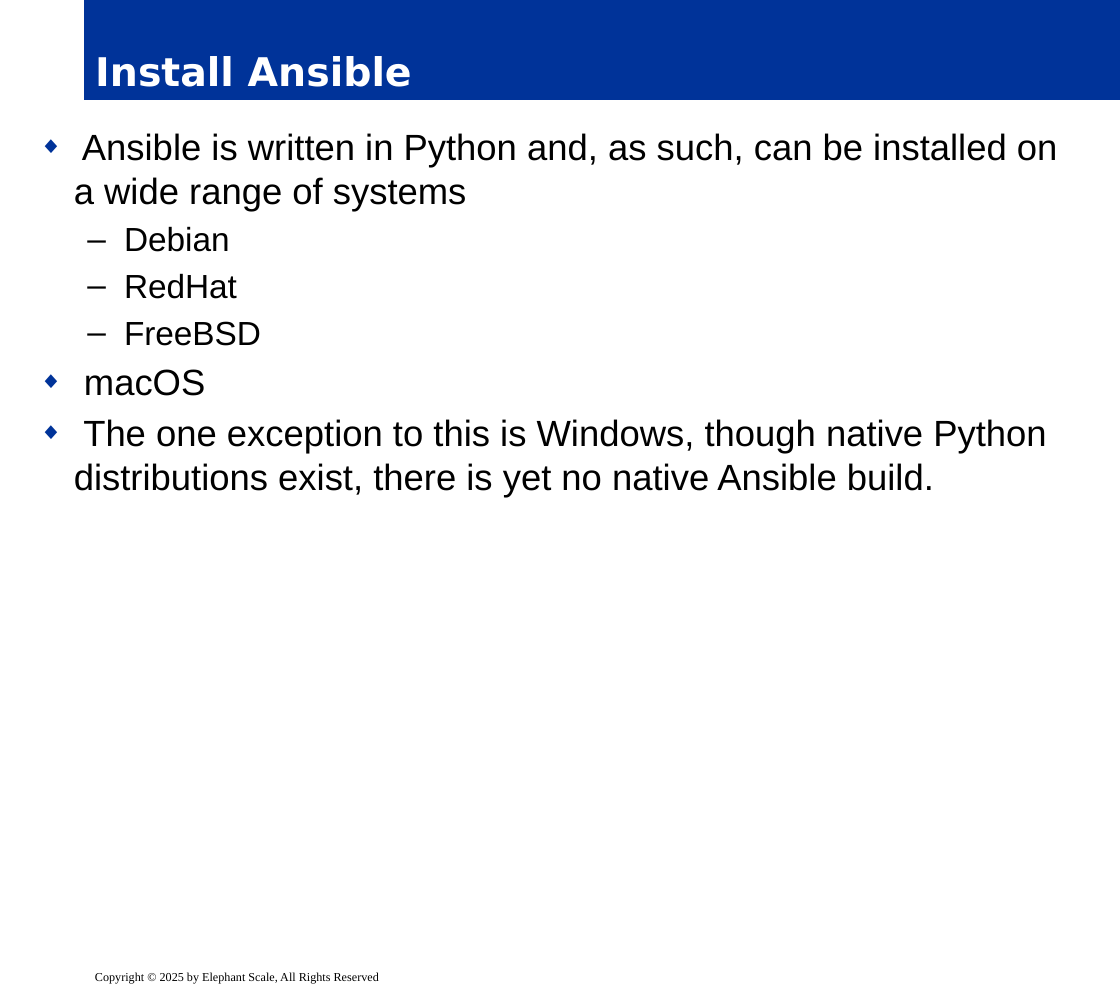
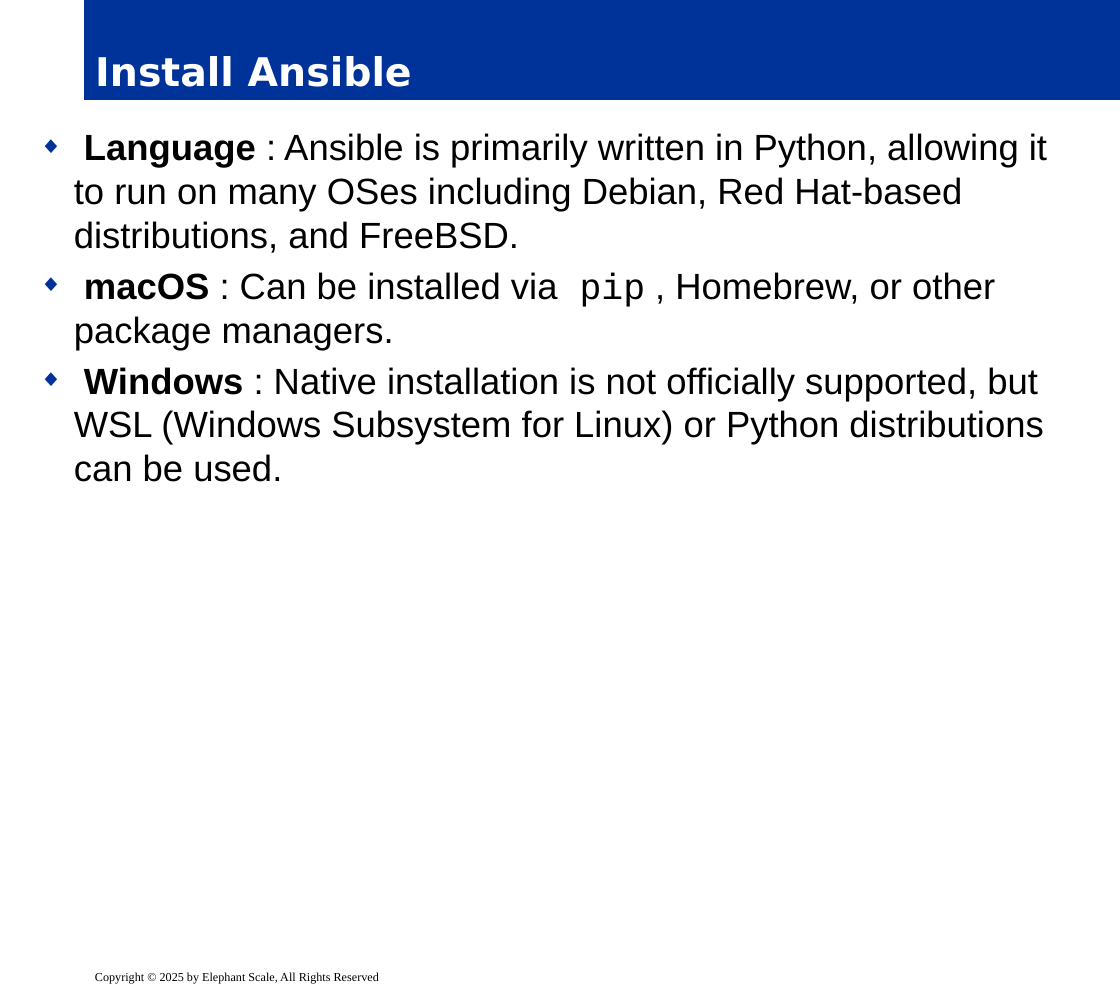
Before and after one commit to elephantscale/es-training-new, a slide deck: slide 22 of ansible/release/02__ansible-basic.pptx. Drawn at 1120x992 pixels with LibreOffice and Linux fonts; fonts in the diff are those of the drawing; background and template pictures are left out. Boxes give left, top, right and bottom in pixels: in the first picture for what was removed or moved away, otherwise in the second. Text is boxed around its words. In the diff, an @@ line names an element or a change of style, - is before the commit and + after.

```diff
--- a/ansible/release/02__ansible-basic.pptx
+++ b/ansible/release/02__ansible-basic.pptx
@@ text at bbox=[74, 133, 1047, 482]: text changed @@
-◆ Ansible is written in Python and, as such, can be installed on a wide range of systems
-  – Debian
-  – RedHat
-  – FreeBSD
-◆ macOS
-◆ The one exception to this is Windows, though native Python distributions exist, there is yet no native Ansible build.
+◆ Language : Ansible is primarily written in Python, allowing it to run on many OSes including Debian, Red Hat-based distributions, and FreeBSD.
+◆ macOS : Can be installed via pip , Homebrew, or other package managers.
+◆ Windows : Native installation is not officially supported, but WSL (Windows Subsystem for Linux) or Python distributions can be used.
```
Also in this commit, not shown: 26 other slides changed, 6 other files.
